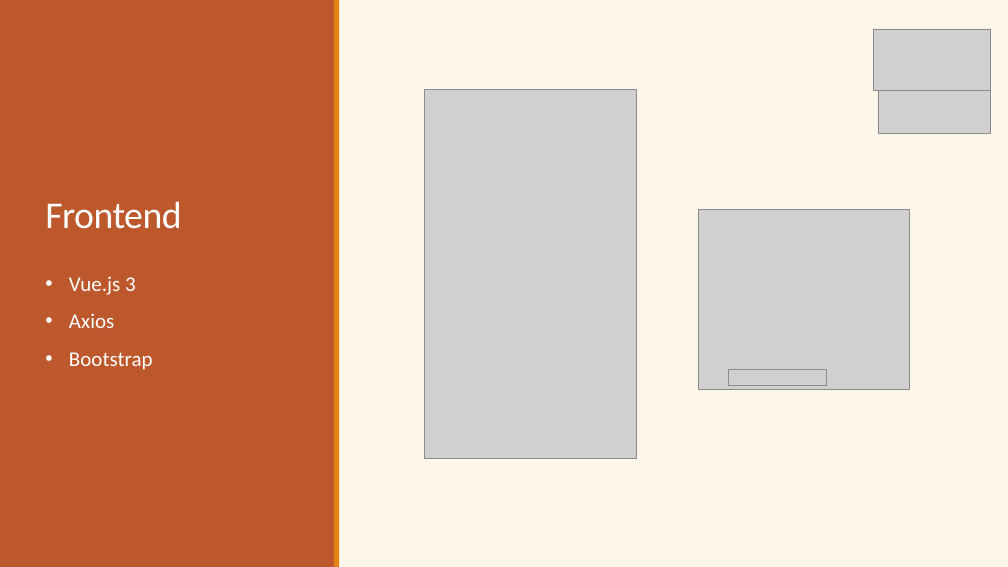
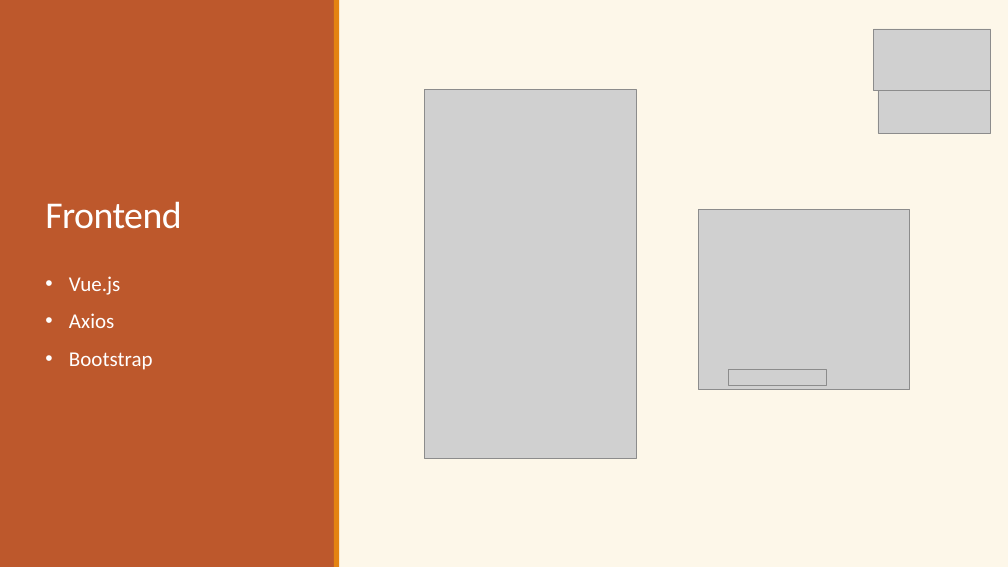
Before and after one commit to Ella50/13_S1_1_vizsgaremek, a slide deck: slide 7 of Dokumentációhoz/Prezentáció/eMenza_AtkariAriella_FarkasDominik.pptx (slide 9 before the commit). Drawn at 1008x567 pixels with LibreOffice and Linux fonts; fonts in the diff are those of the drawing; grey boxes stand for pictures. Boxes give left, top, right and bottom in pixels: in the first picture for what was removed or moved away, otherwise in the second. Text is boxed around its words. In the diff, an @@ line names an element or a change of style, - is before the commit and + after.

```diff
--- a/Dokumentációhoz/Prezentáció/eMenza_AtkariAriella_FarkasDominik.pptx
+++ b/Dokumentációhoz/Prezentáció/eMenza_AtkariAriella_FarkasDominik.pptx
@@ text at (69, 276, 120, 295): text changed @@
-• Vue.js 3
+• Vue.js
```
Also in this commit, not shown: 7 other slides changed, 1 slide added, 4 slides removed, 15 other files.
